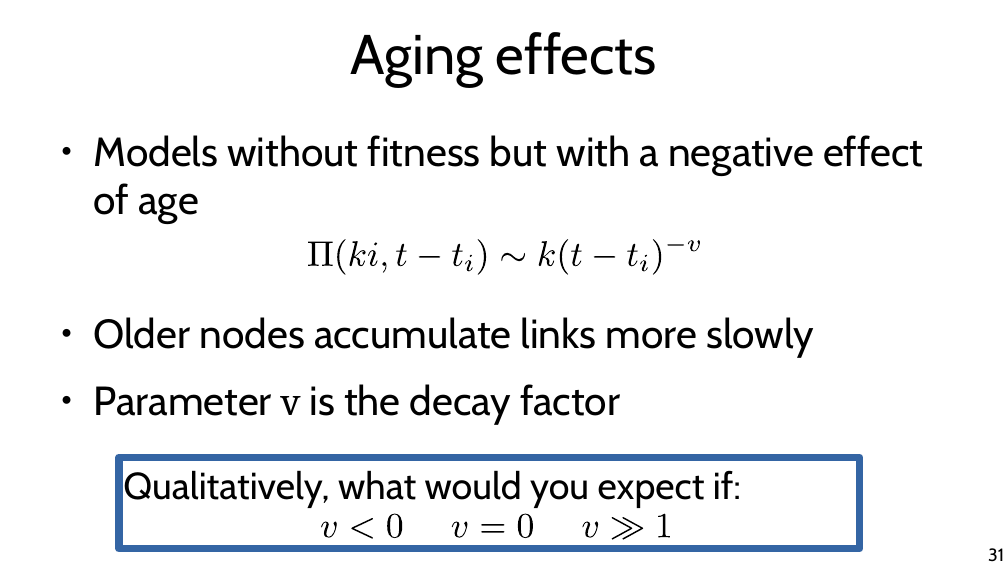
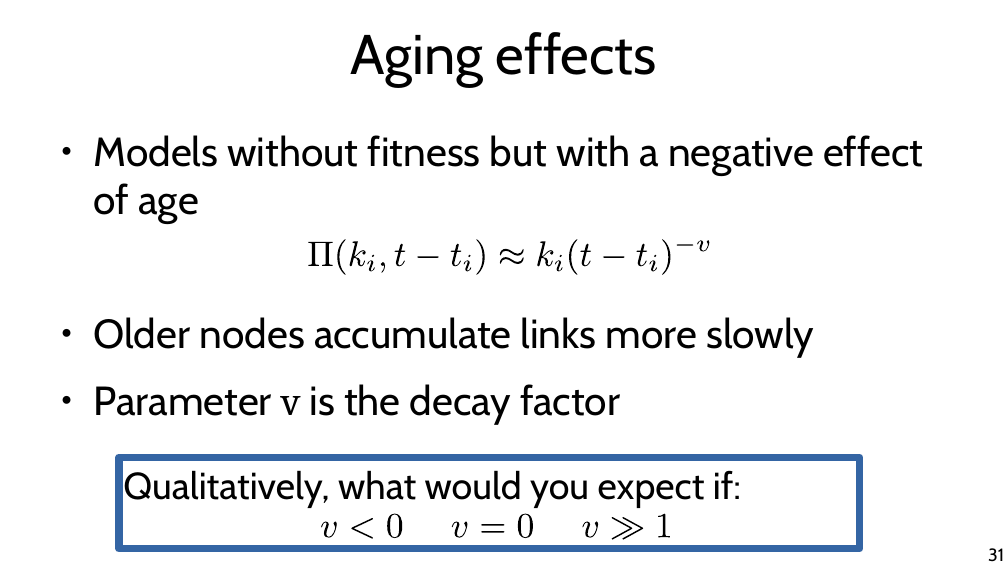
Before and after one commit to chatox/networks-science-course, a slide deck: slide 31 of theory/tt06_other_growth_models.odp. Drawn at 1008x567 pixels with LibreOffice and Linux fonts; fonts in the diff are those of the drawing. Boxes give left, top, right and bottom in pixels: in the first picture for what was removed or moved away, otherwise in the second. Text is boxed around its words. In the diff, an @@ line names an element or a change of style, - is before the commit and + after.

```diff
--- a/theory/tt06_other_growth_models.odp
+++ b/theory/tt06_other_growth_models.odp
@@ freeform shape: place and size @@
-freeform shape at <box>368,242,377,266</box>
+freeform shape at <box>368,255,375,272</box>
@@ outline redrawn in 9 elements at <box>349,241,366,266</box>, <box>451,243,462,266</box>, <box>477,240,485,275</box>, <box>394,243,405,266</box>, <box>417,256,439,258</box>, <box>537,241,553,266</box>, <box>464,255,471,272</box>, <box>381,263,385,273</box>, <box>500,249,524,264</box> @@
@@ freeform shape added at <box>555,255,563,272</box>, fill #000000 @@
@@ 8 freeform shapes: place and size @@
-8 freeform shapes at <box>560,240,700,275</box>
+8 freeform shapes at <box>569,240,709,275</box>
```
Also in this commit, not shown: 8 other slides changed, 1 other file.
